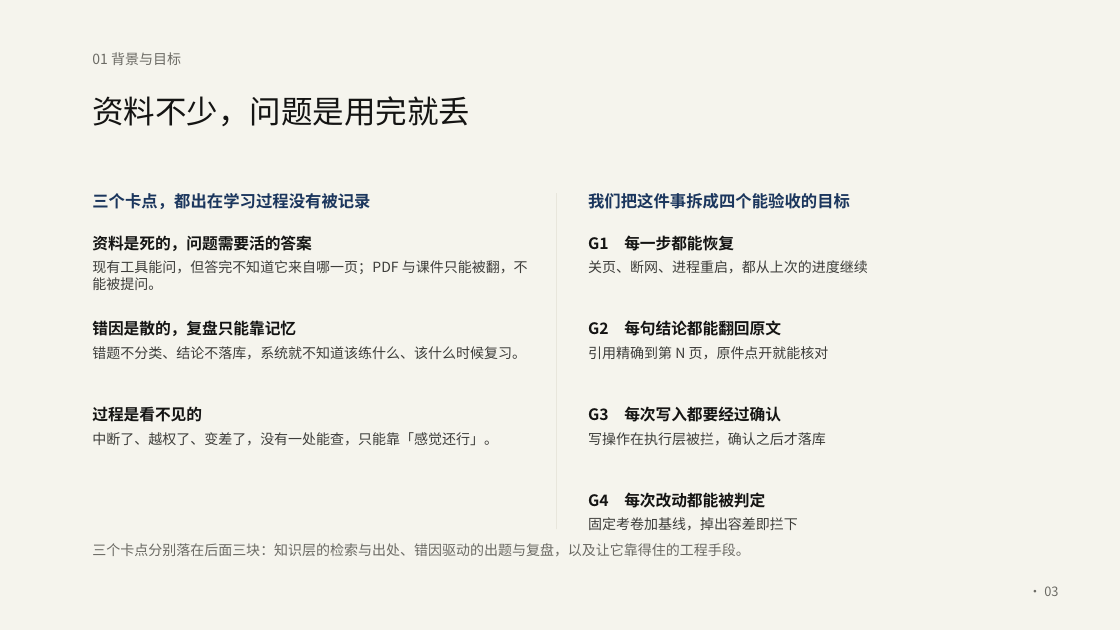
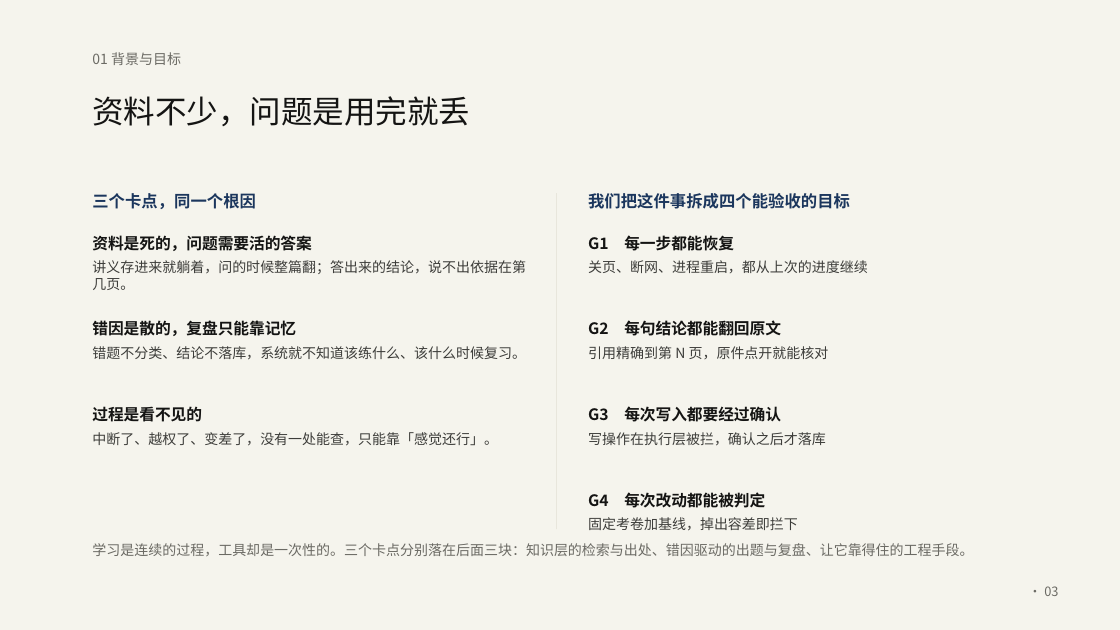
Before and after one commit to Baicaicn23/StudyGraph, a slide deck: slide 3 of docs/作品集/参赛/知迹答辩/知迹答辩.pptx. Drawn at 1120x630 pixels with LibreOffice and Linux fonts; fonts in the diff are those of the drawing. Boxes give left, top, right and bottom in pixels: in the first picture for what was removed or moved away, otherwise in the second. Text is boxed around its words. In the diff, an @@ line names an element or a change of style, - is before the commit and + after.

```diff
--- a/docs/作品集/参赛/知迹答辩/知迹答辩.pptx
+++ b/docs/作品集/参赛/知迹答辩/知迹答辩.pptx
@@ text at [92,193,256,209]: text changed @@
-三个卡点，都出在学习过程没有被记录
+三个卡点，同一个根因
@@ text at [92,260,526,290]: text changed @@
-现有工具能问，但答完不知道它来自哪一页；PDF 与课件只能被翻，不能被提问。
+讲义存进来就躺着，问的时候整篇翻；答出来的结论，说不出依据在第几页。
@@ text at [92,543,973,556]: text changed @@
-三个卡点分别落在后面三块：知识层的检索与出处、错因驱动的出题与复盘，以及让它靠得住的工程手段。
+学习是连续的过程，工具却是一次性的。三个卡点分别落在后面三块：知识层的检索与出处、错因驱动的出题与复盘、让它靠得住的工程手段。
```
Also in this commit, not shown: 3 other files.
